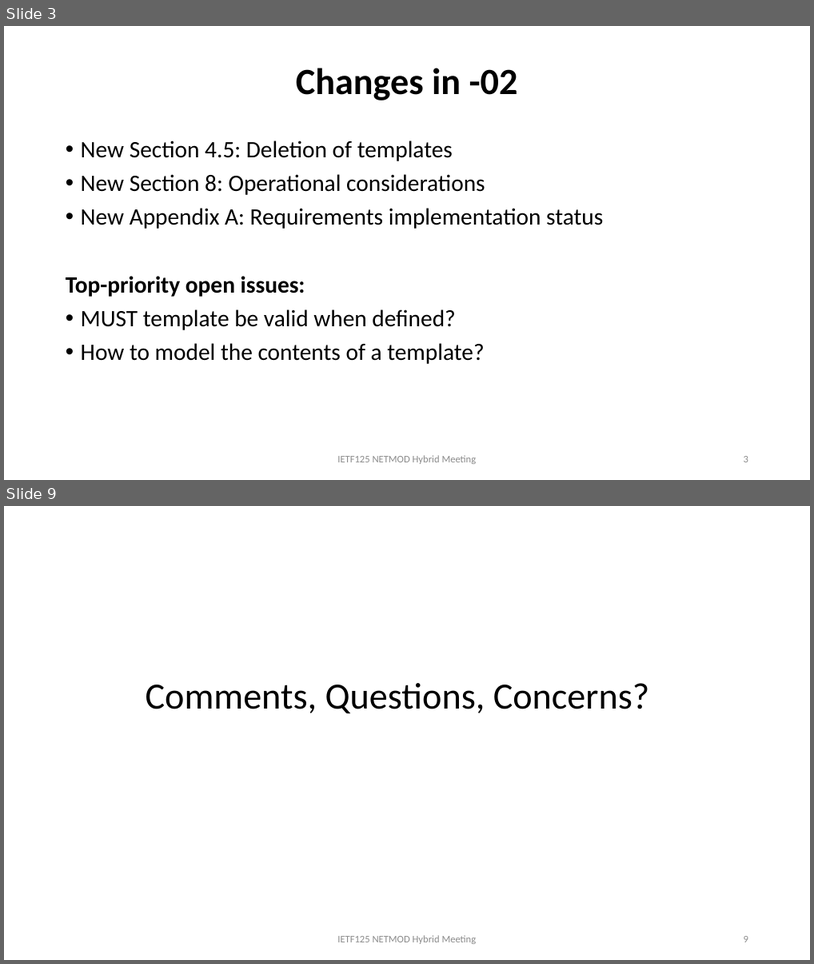
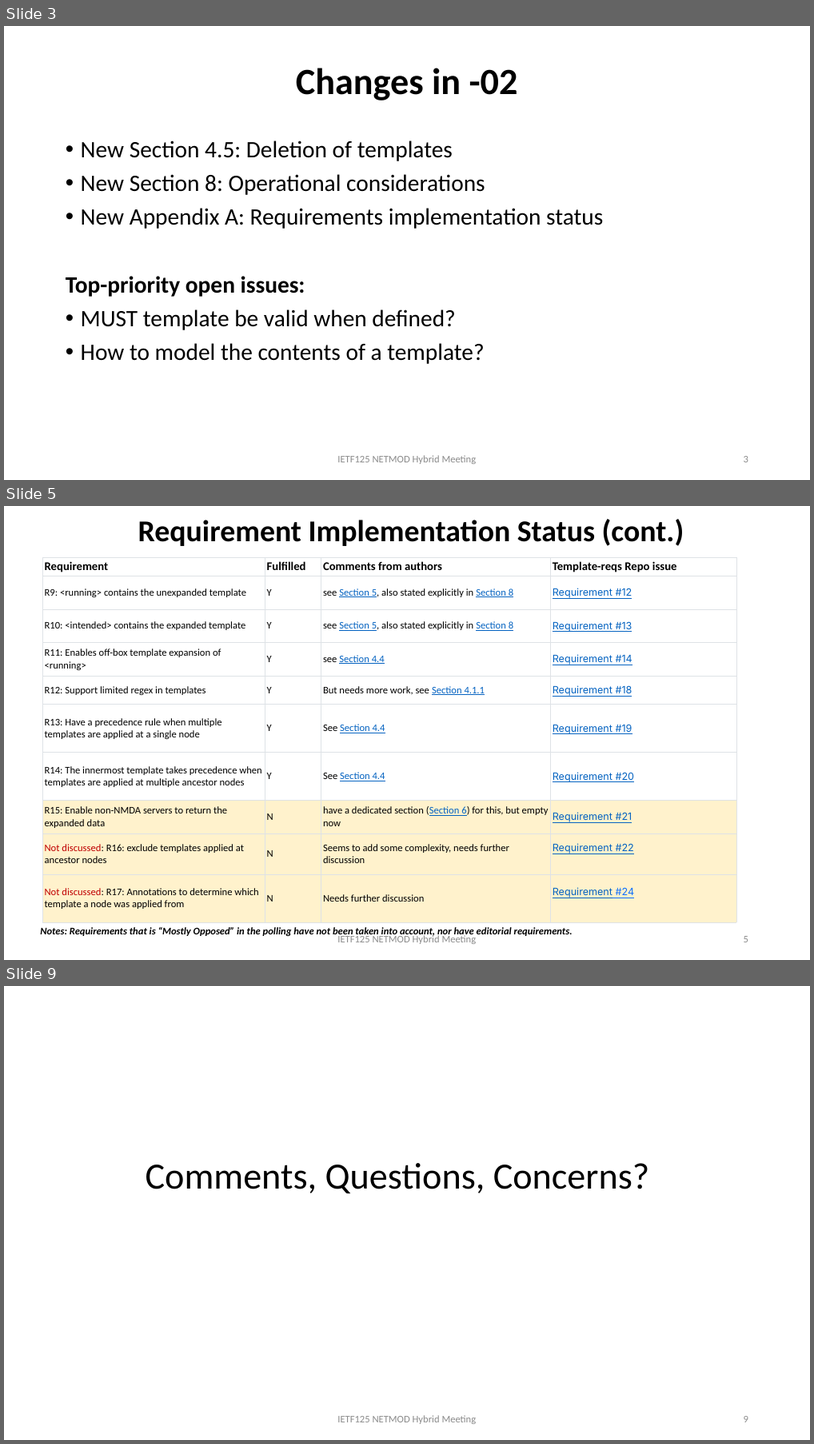
Before and after one commit to QiufangMa/template-mechanism, a slide deck: presentations/IETF125/slides-125-netmod-configuration-template-v1.pptx. Shown one above the other, each under a label of ours: slides 3 and 9 before the commit, slides 3, 5 and 9 after it; the slides between them are not shown. The pictures are 814x964 and 814x1444 pixels, drawn with LibreOffice and Linux fonts; fonts in the diff are those of the drawing. Boxes give left, top, right and bottom in pixels: in the first picture for what was removed or moved away, otherwise in the second. Text is boxed around its words. In the diff, an @@ line names an element or a change of style, - is before the commit and + after.

```diff
--- a/presentations/IETF125/slides-125-netmod-configuration-template-v1.pptx
+++ b/presentations/IETF125/slides-125-netmod-configuration-template-v1.pptx
@@ slide 5 added at (x1=4, y1=506, x2=810, y2=960), background #FFFFFF @@
@@ title added at (x1=138, y1=519, x2=685, y2=546), 36 pt, text #000000, bold @@
+Requirement Implementation Status (cont.)
@@ table added at (x1=42, y1=557, x2=738, y2=922), 10 rows, 4 columns @@
+Requirement | Fulfilled | Comments from authors | Template-reqs Repo issue
+R9: <running> contains the unexpanded template | Y | see Section 5, also stated explicitly in Section 8 | Requirement #12
+R10: <intended> contains the expanded template | Y | see Section 5, also stated explicitly in Section 8 | Requirement #13
+R11: Enables off-box template expansion of <running> | Y | see Section 4.4 | Requirement #14
+R12: Support limited regex in templates | Y | But needs more work, see Section 4.1.1 | Requirement #18
+R13: Have a precedence rule when multiple templates are applied at a single node | Y | See Section 4.4 | Requirement #19
+R14: The innermost template takes precedence when templates are applied at multiple ancestor nodes | Y | See Section 4.4 | Requirement #20
+R15: Enable non-NMDA servers to return the expanded data | N | have a dedicated section (Section 6) for this, but empty now | Requirement #21
+Not discussed: R16: exclude templates applied at ancestor nodes | N | Seems to add some complexity, needs further discussion | Requirement #22
+Not discussed: R17: Annotations to determine which template a node was applied from | N | Needs further discussion | Requirement #24
@@ text added at (x1=40, y1=927, x2=573, y2=936), 12 pt, text #000000, bold, italic @@
+Notes: Requirements that is “Mostly Opposed” in the polling have not been taken into account, nor have editorial requirements.
@@ text added at (x1=338, y1=934, x2=477, y2=944), 12 pt, text #8C8C8C @@
+IETF125 NETMOD Hybrid Meeting
@@ text added at (x1=744, y1=936, x2=749, y2=942), 12 pt, text #8C8C8C @@
+5
```
Also in this commit, not shown: 4 slides changed, 1 slide removed.
